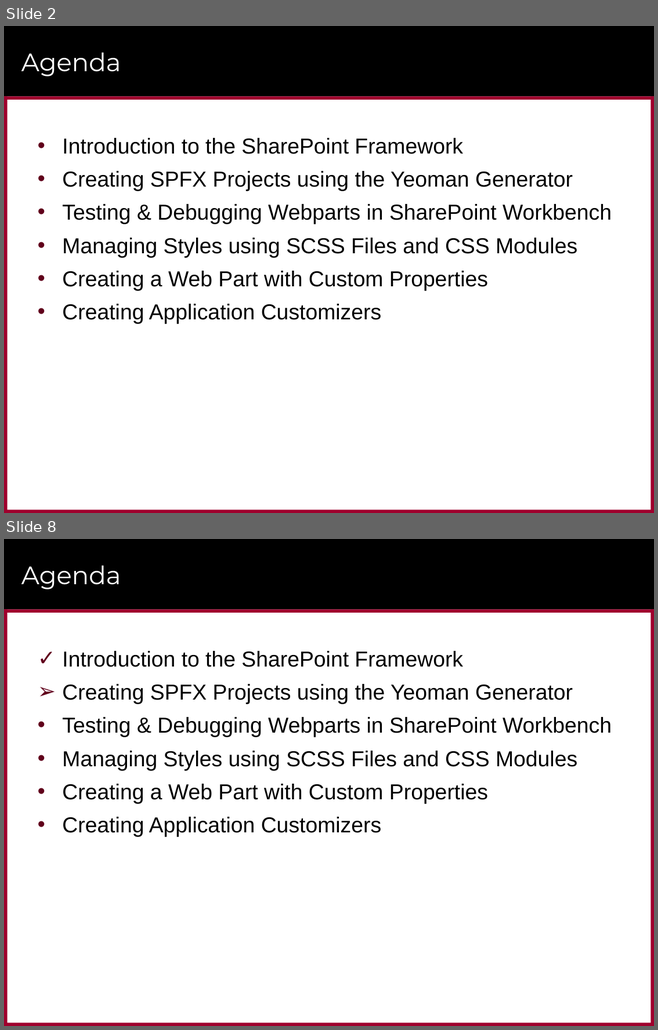
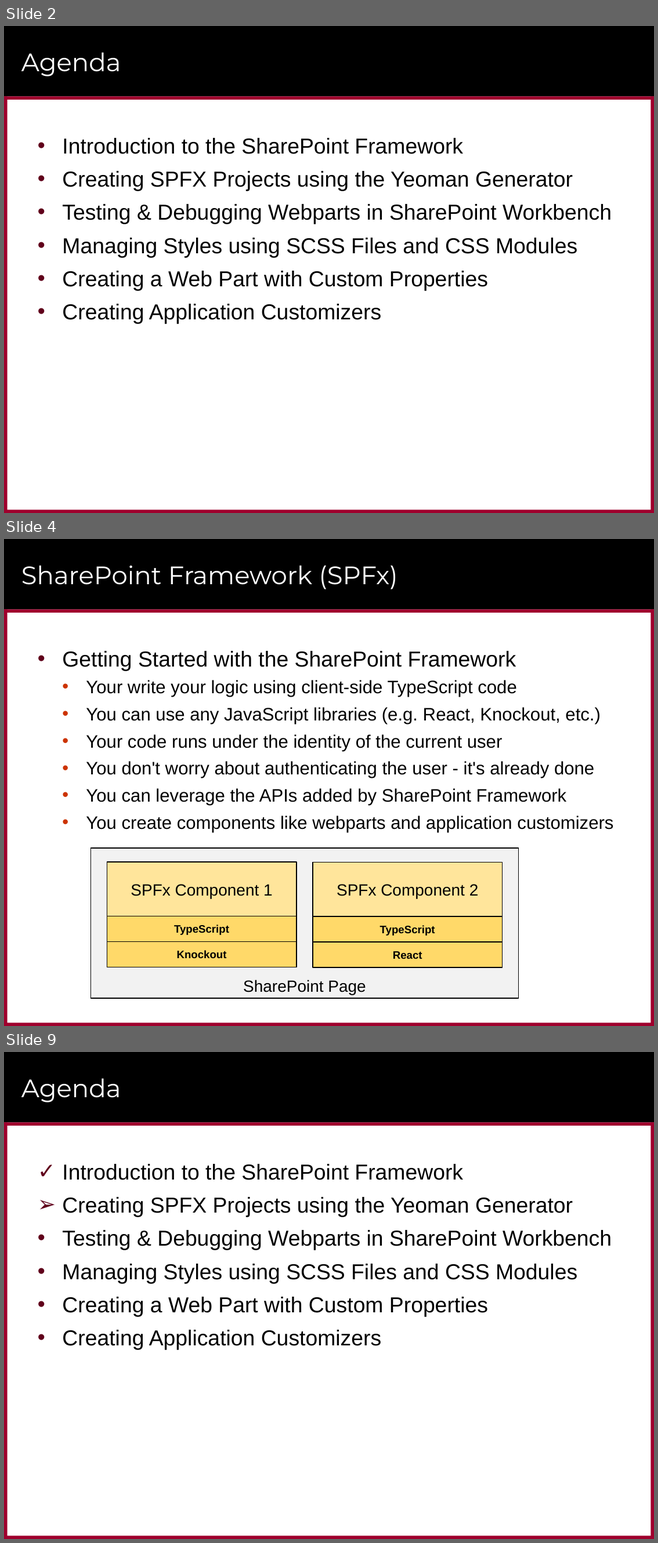
Before and after one commit to CriticalPathTraining/MSD365_Courseware, a slide deck: 04 SharePointFramework.pptx. Shown one above the other, each under a label of ours: slides 2 and 8 before the commit, slides 2, 4 and 9 after it; the slides between them are not shown. The pictures are 658x1030 and 658x1543 pixels, drawn with LibreOffice and Linux fonts; fonts in the diff are those of the drawing; background and template pictures are left out. Boxes give left, top, right and bottom in pixels: in the first picture for what was removed or moved away, otherwise in the second. Text is boxed around its words. In the diff, an @@ line names an element or a change of style, - is before the commit and + after.

```diff
--- a/04 SharePointFramework.pptx
+++ b/04 SharePointFramework.pptx
@@ slide 4 added at <box>4,539,654,1026</box>, background #FFFFFF; not listed: 6 template elements that a slide beside it also shows @@
@@ title added at <box>21,565,398,589</box>, 28 pt, text #FFFFFF @@
+SharePoint Framework (SPFx)
@@ text added at <box>62,651,613,832</box>, 20 pt, text #000000 @@
+• Getting Started with the SharePoint Framework
+  • Your write your logic using client-side TypeScript code
+  • You can use any JavaScript libraries (e.g. React, Knockout, etc.)
+  • Your code runs under the identity of the current user
+  • You don't worry about authenticating the user - it's already done
+  • You can leverage the APIs added by SharePoint Framework
+  • You create components like webparts and application customizers
@@ rectangle added at <box>90,848,518,998</box>, fill #F2F2F2, outline #000000 1 pt, 18 pt, text #000000 @@
+SharePoint Page
@@ rectangle added at <box>107,862,296,916</box>, fill #FFE59B, outline #000000 1 pt, 18 pt, text #000000 @@
+SPFx Component 1
@@ rectangle added at <box>313,863,502,917</box>, fill #FFE59B, outline #000000 1 pt, 18 pt, text #000000 @@
+SPFx Component 2
@@ rectangle added at <box>107,917,296,942</box>, fill #FFD969, outline #000000 1 pt, 12 pt, text #000000, bold @@
+TypeScript
@@ rectangle added at <box>313,917,502,942</box>, fill #FFD969, outline #000000 1 pt, 12 pt, text #000000, bold @@
+TypeScript
@@ rectangle added at <box>107,942,296,967</box>, fill #FFD969, outline #000000 1 pt, 12 pt, text #000000, bold @@
+Knockout
@@ rectangle added at <box>313,943,502,968</box>, fill #FFD969, outline #000000 1 pt, 12 pt, text #000000, bold @@
+React
@@ what was slide 8 is now slide 9 @@
```
Also in this commit, not shown: 8 slides changed, 11 other slides added, 10 slides removed, 9 other files.
